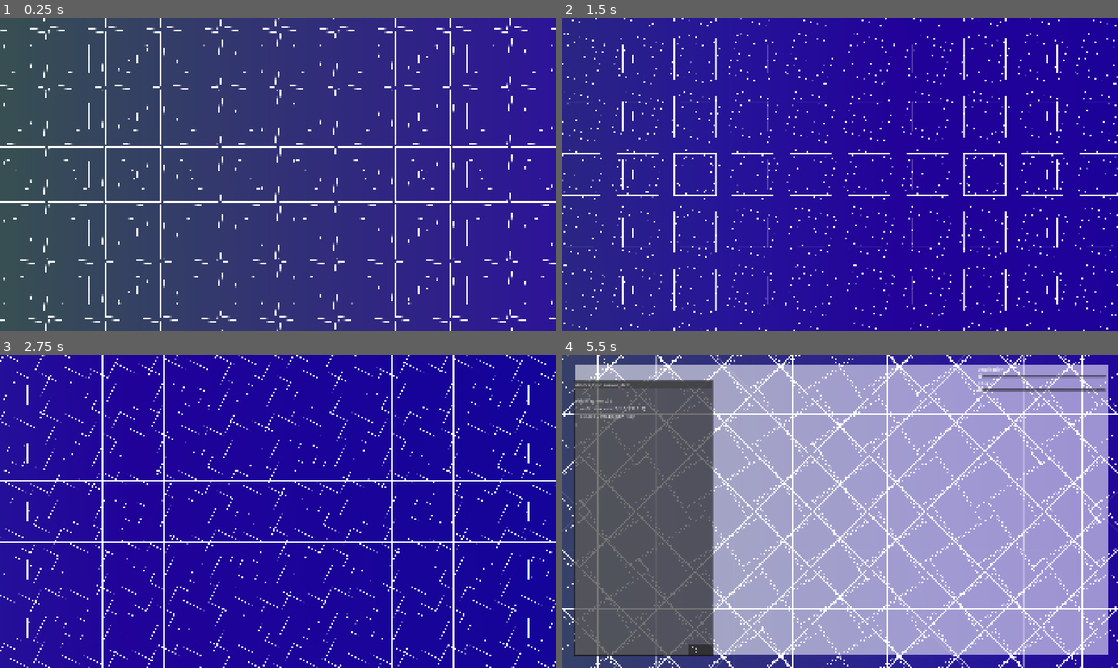
Above: before the commit, frames 1-4 (two rows, left to right).
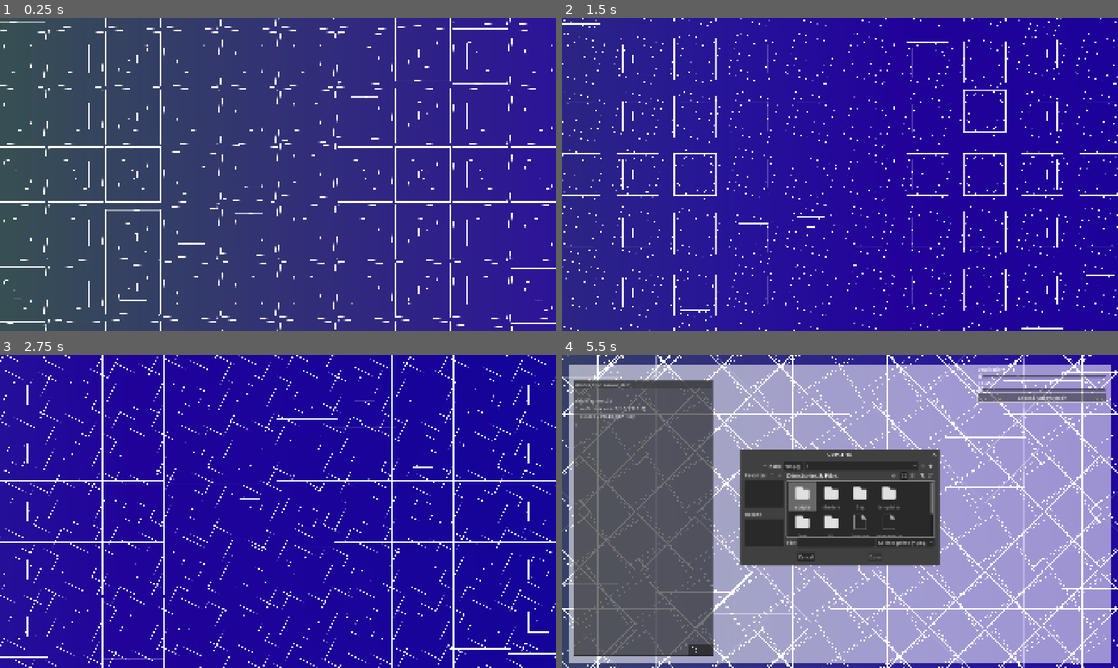
Above: after the commit, the same moments.

Repository: Juju-brz/GDVJ
Game: Godot game, scene res://templates/01_Superpositions_géométriques.tscn
The game is run twice, just before and just after one commit, with the same random seed, the same clock (stepped at 60 frames per second) and the same inputs. The project has no main scene, so this scene is started directly.
Inputs (mouse positions are in pixels of both pictures, inside the frame that each line leads up to):
- Up to frame 1 (0.25 s): no input
- Up to frame 2 (1.5 s): tap Enter at 0.5 s; move the mouse to (962, 158) at 0.52 s; move the mouse to (728, 190) at 1.27 s
- Up to frame 3 (2.75 s): move the mouse to (333, 442) at 2.02 s
- Up to frame 4 (5.5 s): move the mouse to (812, 574) at 2.77 s; move the mouse to (1006, 558) at 3.52 s; tap F2 (hide_all_ctrl) at 4.15 s; click (701, 649) at 4.25 s; click (1040, 398) at 5 s, where only the run after the commit has a clickable "Choose Pattern Motif"

The runs differ from the first frame. In frame 1, 2.2% of the frame differs, in the area x 0-100%, y 0-99%; in frame 2, 1.9%; in frame 3, 2.7%; in frame 4, 22%, in the area x 0-100%, y 0-100%.
Error after the commit: Invalid access to property or key 'material' on a base object of type 'null instance'. (res://code_edit.gd:18)

Commit message:
Updating MainScript - Julien dont split mainscript into two!! Forget Optimization I BEG YOU!

Diff:
--- a/UI/UI.tscn
+++ b/UI/UI.tscn
@@ -45,6 +45,19 @@
 min_value = 50.0
 value = 50.0
 
+[node name="Btn_Change_Image" type="Button" parent="VBoxContainer"]
+layout_mode = 2
+text = "Choose Pattern Motif"
+
+[node name="Dlg_Change_Image" type="FileDialog" parent="VBoxContainer"]
+oversampling_override = 1.0
+title = "Choose a pattern motif"
+initial_position = 1
+visible = true
+file_mode = 0
+access = 2
+filters = PackedStringArray("*.png", "*.svg")
+
 [node name="CodeEdit" type="CodeEdit" parent="."]
 layout_mode = 0
 offset_left = 38.0
--- a/scripts/mainScript.gd
+++ b/scripts/mainScript.gd
@@ -13,7 +13,8 @@
 var hide :bool = false
 @onready var slider = $Control/VBoxContainer/HSlider #Import Slider Input
 @onready var old_slder_value: float = slider.value
-
+@onready var Btn_Change_Image = $Control/VBoxContainer/Btn_Change_Image
+@onready var Dlg_Change_Image = $Control/VBoxContainer/Dlg_Change_Image
 @onready var slider_spacing = $Control/VBoxContainer/HSlider_spacing
 @onready var old_slider_spacing_value = slider_spacing.value
 
@@ -61,6 +62,7 @@
 func _ready() -> void:
 	NB_DUPLICATES = clamp(NB_DUPLICATES, 0, 5)
 	control.hide()
+	Dlg_Change_Image.hide()
 	BG.hide()
 	hide = true
 
--- a/templates/01_Superpositions_Géometriques_MainScript.gd
+++ b/templates/01_Superpositions_Géometriques_MainScript.gd
@@ -1,56 +1,75 @@
-extends mainScript
-
-#### VARIABLES ####
-
-# --- GRID VARIABLES ---
+extends Node2D
+class_name StarGridRandomJitter
+
+# ---------------------------------------------------------
+# VARIABLES: VISUAL SETTINGS
+# ---------------------------------------------------------
+
+# --- GRID SETTINGS ---
 @export var GRID_COLUMNS: int = 10
 @export var GRID_ROWS: int = 9
 @export var CELL_SIZE: float = 100.0
 
-# --- ROTATION VARIABLES ---
+# --- RANDOM MOVEMENT SETTINGS (UPDATED) ---
+var time_passed: float = 0.0
+@export var JITTER_SPEED: float = 1.5      # <--- CHANGED FROM 5.0 TO 1.5 (3x Slower)
+@export var JITTER_HEIGHT: float = 20.0    # How far they move
+
+# --- ROTATION & STAMPS ---
 var overall_rotation: float = 0.0
 @export var ROTATION_SPEED: float = deg_to_rad(10.0)
-
-# Array for the star pattern angles
 var stamp_angles: Array[float] = []
 
-# --- GRADIENT VARIABLES ---
-@export var GRADIENT_SPEED: float = 0.1
-@export var GRADIENT_ANGLE_SPEED: float = 10.0
+# --- BACKGROUND GRADIENT ---
 @onready var backsquare = $ColorRect
-
-var current_color_time: float = 0.0
-var current_gradient_angle: float = 0.0
-
 const COLOR_PALETTE: Array[Color] = [
 	Color("000033"), # Dark Blue
 	Color("330033"), # Dark Magenta
 	Color("003333"), # Dark Cyan
 	Color("000000")  # Black
 ]
-
-# --- RANDOM LERP VARIABLES ---
+var current_color_time: float = 0.0
+var current_gradient_angle: float = 0.0
+@export var GRADIENT_SPEED: float = 0.1
+@export var GRADIENT_ANGLE_SPEED: float = 10.0
+
+# --- RANDOMNESS (FOR COLORS) ---
 var cycle_timer: float = 0.0
 const CYCLE_INTERVAL: float = 10.0
 var rand_val_a: float = 0.0
 var rand_val_b: float = 0.0
 var smooth_random_value: float = 0.0
 
-# Ensure this array exists for sprite management
-#var duplicated_spriteslist: Array = []
-
-#### CORE FUNCTIONS ####
+# --- SPRITE MANAGEMENT ---
+var duplicated_spriteslist: Array = []
+
+
+# ---------------------------------------------------------
+# VARIABLES: UI & CONTROLS
+# ---------------------------------------------------------
+
+@onready var control = $Control
+@onready var BG = $BG_For_Controls
+@onready var btn_change_image = $Control/VBoxContainer/Btn_Change_Image
+@onready var dialogue_change_image = $Control/VBoxContainer/Dlg_Change_Image
+@onready var original_sprite = $Square
+
+var hide_ui :bool = false
+
+
+# ---------------------------------------------------------
+# LIFECYCLE FUNCTIONS
+# ---------------------------------------------------------
 
 func _ready() -> void:
-	super._ready()
-	$Square.hide()
+	# 1. SETUP VISUALS
+	original_sprite.hide()
 	if backsquare:
 		backsquare.hide()
 
-	# --- GENERATE PATTERN ANGLES ---
+	# Generate Stamps
 	var current_angle = 45.0
 	var add_small_step = true
-
 	while current_angle < 3600.0:
 		stamp_angles.append(deg_to_rad(current_angle))
 		if add_small_step:
@@ -62,16 +81,188 @@
 	rand_val_a = randf()
 	rand_val_b = randf()
 
+	# 2. SETUP UI
+	control.hide()
+	BG.hide()
+	dialogue_change_image.hide()
+	hide_ui = true
+
+	# 3. CONNECT SIGNALS
+	if not btn_change_image.pressed.is_connected(open_dialog):
+		btn_change_image.pressed.connect(open_dialog)
+
+	if not dialogue_change_image.file_selected.is_connected(_on_file_selected):
+		dialogue_change_image.file_selected.connect(_on_file_selected)
+
+	if not dialogue_change_image.canceled.is_connected(_close_all_ui):
+		dialogue_change_image.canceled.connect(_close_all_ui)
+
+	print("!!! SCRIPT READY: Slow Random Jitter !!!")
+
+
+func _process(delta: float) -> void:
+	# 1. Update Animation Timers
+	time_passed += delta * JITTER_SPEED
+
+	process_random_cycle(delta)
+	overall_rotation += ROTATION_SPEED * delta
+	current_color_time += GRADIENT_SPEED * delta
+	current_gradient_angle += GRADIENT_ANGLE_SPEED * delta
+
+	queue_redraw()
+
+	# 2. Rebuild the Grid (Visual Loop)
+	clear_board()
 	draw_board()
-	queue_redraw()
-
-# --- NEW: INPUT HANDLING (ESCAPE TO QUIT) ---
-func _unhandled_input(event: InputEvent) -> void:
-	if event is InputEventKey:
-		if event.pressed and event.keycode == KEY_ESCAPE:
-			get_tree().quit()
-
-# --- HELPER: GRADIENT COLOR ---
+
+
+func _input(event: InputEvent) -> void:
+	# Toggle UI
+	if Input.is_action_just_pressed("hide_all_ctrl"):
+		if hide_ui:
+			control.show(); BG.show(); hide_ui = false
+		else:
+			control.hide(); BG.hide(); hide_ui = true
+
+	if Input.is_action_just_pressed("reset"):
+		get_tree().reload_current_scene()
+	if event is InputEventKey and event.pressed and event.keycode == KEY_ESCAPE:
+		get_tree().quit()
+
+
+# ---------------------------------------------------------
+# VISUAL LOGIC (GRID + RANDOM JITTER)
+# ---------------------------------------------------------
+
+func clear_board():
+	for sprite in duplicated_spriteslist:
+		sprite.queue_free()
+	duplicated_spriteslist.clear()
+
+func draw_board():
+	if not original_sprite: return
+
+	# 1. Interactive Scales (Mouse)
+	var viewport_rect = get_viewport_rect()
+	var mouse_pos = get_viewport().get_mouse_position()
+
+	var norm_x = clamp(mouse_pos.x / viewport_rect.size.x, 0.0, 1.0)
+	var norm_y = clamp(mouse_pos.y / viewport_rect.size.y, 0.0, 1.0)
+
+	var current_scale_outer = lerp(0.2, 0.8, norm_x)
+	var current_scale_inner = lerp(0.1, 0.4, norm_y)
+	var current_scale_ghost = lerp(0.0, 0.15, norm_y)
+
+	# 2. Grid Calculations
+	var screen_center = viewport_rect.size / 2.0
+	var step = CELL_SIZE * 2.0
+	var total_width = GRID_COLUMNS * step
+	var total_height = GRID_ROWS * step
+
+	var start_x = -(total_width / 2.0) + (step / 2.0)
+	var start_y = -(total_height / 2.0) + (step / 2.0)
+
+	# 3. Loop with 30% CHANCE LOGIC
+	for col in range(GRID_COLUMNS):
+		for row in range(GRID_ROWS):
+
+			# Base Grid Position
+			var x_pos = start_x + (col * step)
+			var base_y = start_y + (row * step)
+
+			# --- DETERMINISTIC RANDOMNESS ---
+			# We use the col/row ID to generate a pseudo-random number (0-99)
+			# This ensures the SAME squares move every frame.
+			var random_seed = (col * 11 + row * 17) % 100
+
+			var y_offset = 0.0
+
+			# If the random number is < 30 (30% Chance)
+			if random_seed < 30:
+				# Apply animation!
+				# We add random_seed to time so they don't all move in sync
+				y_offset = sin(time_passed + random_seed) * JITTER_HEIGHT
+			else:
+				# Stay Fixed
+				y_offset = 0.0
+
+			var y_pos = base_y + y_offset
+
+			# Combine into final position
+			var star_pos = screen_center + Vector2(x_pos, y_pos)
+
+			# Draw the star stack
+			draw_star_pattern(star_pos, current_scale_outer, current_scale_inner, current_scale_ghost)
+
+
+func draw_star_pattern(location: Vector2, scale_outer: float, scale_inner: float, scale_ghost: float):
+
+	# Helper to create sprite
+	var create_sprite = func(rot_angle_rad: float, sprite_scale: float):
+		if sprite_scale <= 0.01: return
+		var s = original_sprite.duplicate()
+		add_child(s)
+		s.position = location
+		s.rotation = rot_angle_rad
+		s.scale = Vector2(sprite_scale, sprite_scale)
+		s.visible = true
+		s.show()
+		duplicated_spriteslist.append(s)
+
+	# 1. Base Layers
+	create_sprite.call(0.0, scale_outer)
+	create_sprite.call(0.0, scale_inner)
+	create_sprite.call(0.0, scale_ghost)
+
+	# 2. Stamps
+	for target_angle in stamp_angles:
+		if overall_rotation >= target_angle:
+			create_sprite.call(target_angle, scale_outer)
+			create_sprite.call(target_angle, scale_inner)
+			create_sprite.call(target_angle, scale_ghost)
+		else:
+			break
+
+	# 3. Active Rotator
+	create_sprite.call(overall_rotation, scale_outer)
+	create_sprite.call(overall_rotation, scale_inner)
+	create_sprite.call(overall_rotation, scale_ghost)
+
+
+# ---------------------------------------------------------
+# IMAGE CHANGING LOGIC
+# ---------------------------------------------------------
+
+func open_dialog():
+	dialogue_change_image.popup_centered()
+
+func _on_file_selected(path: String):
+	var image = Image.new()
+	if image.load(path) != OK: return
+	var new_tex = ImageTexture.create_from_image(image)
+
+	if original_sprite:
+		original_sprite.texture = new_tex
+
+	_close_all_ui()
+
+func _close_all_ui():
+	control.hide(); BG.hide(); dialogue_change_image.hide(); hide_ui = true
+
+
+# ---------------------------------------------------------
+# HELPERS
+# ---------------------------------------------------------
+
+func process_random_cycle(delta: float):
+	cycle_timer += delta
+	if cycle_timer >= CYCLE_INTERVAL:
+		cycle_timer = 0.0
+		rand_val_a = rand_val_b
+		rand_val_b = randf()
+	var t = cycle_timer / CYCLE_INTERVAL
+	smooth_random_value = lerp(rand_val_a, rand_val_b, t)
+
 func get_gradient_color(time_val: float) -> Color:
 	var size = COLOR_PALETTE.size()
 	var idx = int(time_val) % size
@@ -79,28 +270,13 @@
 	var t = time_val - float(int(time_val))
 	return COLOR_PALETTE[idx].lerp(COLOR_PALETTE[next_idx], t)
 
-# --- RANDOM CYCLE LOGIC ---
-func process_random_cycle(delta: float):
-	cycle_timer += delta
-	if cycle_timer >= CYCLE_INTERVAL:
-		cycle_timer = 0.0
-		rand_val_a = rand_val_b
-		rand_val_b = randf()
-		print("Cycle Reset! A: ", rand_val_a, " B: ", rand_val_b)
-
-	var t = cycle_timer / CYCLE_INTERVAL
-	smooth_random_value = lerp(rand_val_a, rand_val_b, t)
-
-# --- BACKGROUND DRAWING ---
 func _draw():
 	var viewport_size = Vector2(1000, 1000)
-	if backsquare:
-		viewport_size = backsquare.size
+	if backsquare: viewport_size = backsquare.size
 	var center = viewport_size / 2.0
 
 	var color_a = get_gradient_color(current_color_time)
 	var color_b = get_gradient_color(current_color_time + 1.0)
-
 	var radius = viewport_size.length()
 	var angle = deg_to_rad(current_gradient_angle)
 
@@ -109,100 +285,4 @@
 	var br = center + Vector2(radius, radius).rotated(angle)
 	var bl = center + Vector2(-radius, radius).rotated(angle)
 
-	var points = PackedVector2Array([tl, tr, br, bl])
-	var colors = PackedColorArray([color_a, color_b, color_b, color_a])
-
-	draw_polygon(points, colors)
-
-func clear_board():
-	for sprite in duplicated_spriteslist:
-		sprite.queue_free()
-	duplicated_spriteslist.clear()
-
-# --- DRAW ONE STAR (UPDATED: Accepts 3 scales) ---
-func draw_star_pattern(location: Vector2, scale_outer: float, scale_inner: float, scale_ghost: float):
-
-	var create_sprite = func(rot_angle_rad: float, sprite_scale: float):
-		# Optimization: If scale is basically 0, don't create the sprite
-		if sprite_scale <= 0.01:
-			return
-
-		var s = original_sprite.duplicate()
-		add_child(s)
-		s.position = location
-		s.rotation = rot_angle_rad
-		s.scale = Vector2(sprite_scale, sprite_scale)
-		s.show()
-		duplicated_spriteslist.append(s)
-
-	# 1. Base (Static)
-	create_sprite.call(0.0, scale_outer)
-	create_sprite.call(0.0, scale_inner)
-	create_sprite.call(0.0, scale_ghost) # Draw the ghost
-
-	# 2. Stamps
-	for target_angle in stamp_angles:
-		if overall_rotation >= target_angle:
-			create_sprite.call(target_angle, scale_outer)
-			create_sprite.call(target_angle, scale_inner)
-			create_sprite.call(target_angle, scale_ghost) # Draw the ghost
-		else:
-			break
-
-	# 3. Active Rotator
-	create_sprite.call(overall_rotation, scale_outer)
-	create_sprite.call(overall_rotation, scale_inner)
-	create_sprite.call(overall_rotation, scale_ghost) # Draw the ghost
-
-# --- MAIN DRAW FUNCTION ---
-func draw_board():
-	if not original_sprite:
-		return
-
-	# --- 1. CALCULATE INTERACTIVE SCALES ---
-	var viewport_rect = get_viewport_rect()
-	var mouse_pos = get_viewport().get_mouse_position()
-
-	var norm_x = clamp(mouse_pos.x / viewport_rect.size.x, 0.0, 1.0)
-	var norm_y = clamp(mouse_pos.y / viewport_rect.size.y, 0.0, 1.0)
-
-	# Outer Square (Horizontal Mouse)
-	var current_scale_outer = lerp(0.2, 0.8, norm_x)
-
-	# Primary Inner Square (Vertical Mouse) - Standard behavior
-	var current_scale_inner = lerp(0.1, 0.4, norm_y)
-
-	# --- NEW: GHOST INNER SQUARE ---
-	# Starts at 0.0 (Invisible) and grows to 0.15.
-	var current_scale_ghost = lerp(0.0, 0.15, norm_y)
-
-	# --- 2. CENTER THE GRID ---
-	var screen_center = viewport_rect.size / 2.0
-	var step = CELL_SIZE * 2.0
-	var total_width = GRID_COLUMNS * step
-	var total_height = GRID_ROWS * step
-
-	var start_x = -(total_width / 2.0) + (step / 2.0)
-	var start_y = -(total_height / 2.0) + (step / 2.0)
-
-	# --- 3. GRID LOOP ---
-	for col in range(GRID_COLUMNS):
-		for row in range(GRID_ROWS):
-			var x_pos = start_x + (col * step)
-			var y_pos = start_y + (row * step)
-			var star_pos =  screen_center + Vector2(x_pos, y_pos)
-
-			# Pass all 3 scales to the drawer
-			draw_star_pattern(star_pos, current_scale_outer, current_scale_inner, current_scale_ghost)
-
-func _process(delta: float) -> void:
-	process_random_cycle(delta)
-
-	overall_rotation += ROTATION_SPEED * delta
-
-	current_color_time += GRADIENT_SPEED * delta
-	current_gradient_angle += GRADIENT_ANGLE_SPEED * delta
-	queue_redraw()
-
-	clear_board()
-	draw_board()
+	draw_polygon(PackedVector2Array([tl, tr, br, bl]), PackedColorArray([color_a, color_b, color_b, color_a]))
--- a/templates/01_Superpositions_géométriques.tscn
+++ b/templates/01_Superpositions_géométriques.tscn
@@ -15,6 +15,8 @@
 GRID_COLUMNS = 10
 GRID_ROWS = 9
 CELL_SIZE = 100.0
+JITTER_SPEED = 1.5
+JITTER_HEIGHT = 20.0
 ROTATION_SPEED = 0.17453292519943295
 GRADIENT_SPEED = 0.1
 GRADIENT_ANGLE_SPEED = 10.0
@@ -46,8 +48,9 @@
 [node name="BG_For_Controls" type="ColorRect" parent="." index="4"]
 visible = false
 z_index = 4
-offset_left = 48.0
+offset_left = 22.0
 offset_top = 37.0
-offset_right = 1883.0
-offset_bottom = 1034.0
+offset_right = 1897.0
+offset_bottom = 1060.0
+mouse_filter = 2
 color = Color(1, 1, 1, 0.5568628)
